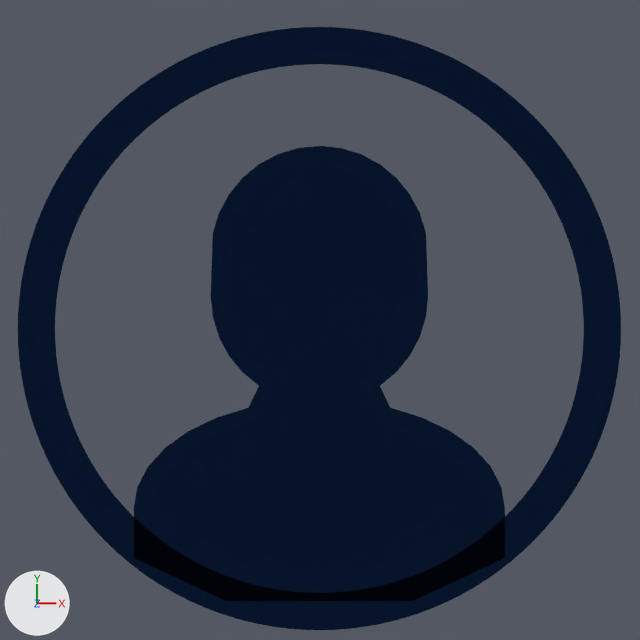
The Blender file graphics/graphics.blend, before and after one commit.
Before and after are seen from the file's camera 'Camera'. Arrows for +X, +Y and +Z are at lower left; the lights stay in place.

The scene before the commit, as lines of its bpy script (objects in view):
```python
mat_material_001 = diffuse_material('Material.001')
mat_material_001.base_color = (0.0028, 0.0084, 0.0272)  # dark blue #09172e
me_circle_001 = bpy.data.meshes.new('Circle.001')
me_circle_001.from_pydata(...)  # 45 vertices, 3 faces; spans x -0.611..0.611, y -0.898..0.602, z 0.0
me_circle_001.materials.append(mat_material_001)  # dark blue #09172e
me_circle_002 = bpy.data.meshes.new('Circle.002')
me_circle_002.from_pydata(...)  # 64 vertices, 32 faces; spans x -1.0..1.0, y -1.0..1.0, z 0.0
me_circle_002.materials.append(mat_material_001)  # dark blue #09172e
ob_circle_001 = bpy.data.objects.new('Circle.001', me_circle_001)
ob_circle_001.location = (-0.002, -0.026, 0.269)
ob_circle_001.scale = (0.935, 0.935, 0.935)
ob_circle_002 = bpy.data.objects.new('Circle.002', me_circle_002)
ob_circle_002.location = (-0.002, -0.026, 0.269)
ob_circle_002.scale = (0.935, 0.935, 0.935)
_m = ob_circle_002.modifiers.new('Subsurf', 'SUBSURF')
```
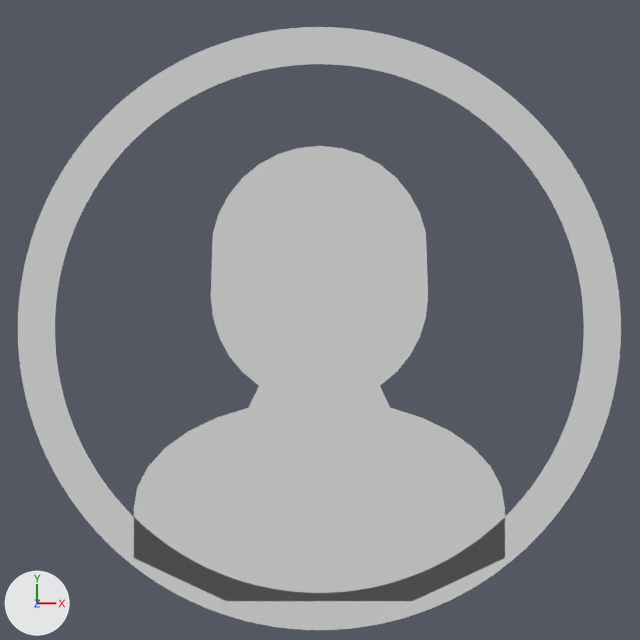
Boxes (x1, y1, x2, y2) around the edits, measured in the pictures (640 x 640 px):
'Circle.001', recoloured: (134, 146, 505, 597) in both
'Circle.002', recoloured: (18, 27, 621, 630) in both

What changed in the scene script:
```text
Change mat_material_001:
    mat_material_001.base_color: (0.0028, 0.0084, 0.0272) -> (0.604, 0.604, 0.604)  # dark blue #09172e -> light grey #cccccc
```
